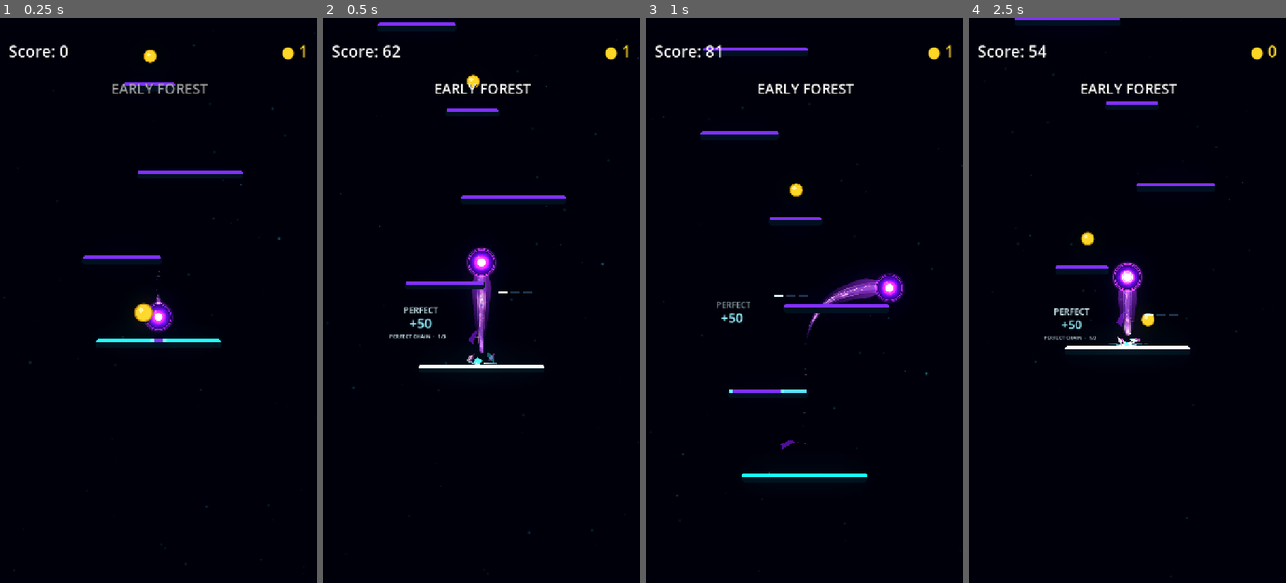
Above: before the commit, frames 1-4 (left to right).
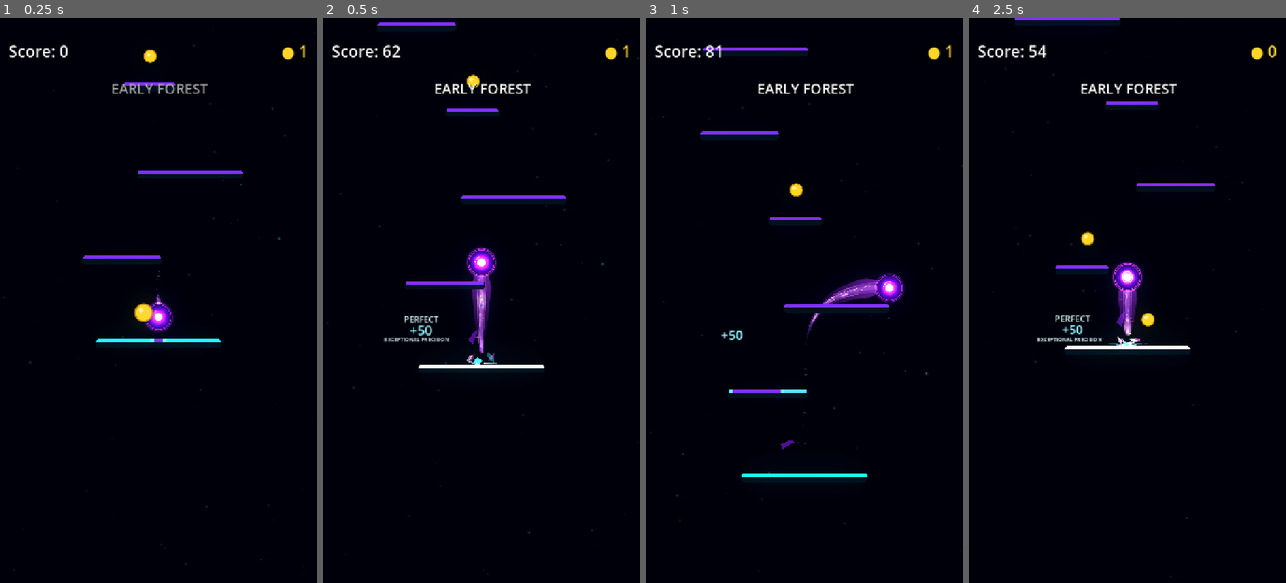
Above: after the commit, the same moments.

Repository: Kryodo/TowerJump
Game: Godot game, scene res://scenes/main.tscn
The game is run twice, just before and just after one commit, with the same random seed, the same clock (stepped at 60 frames per second) and the same inputs.
Inputs (mouse positions are in pixels of both pictures, inside the frame that each line leads up to):
- Up to frame 1 (0.25 s): no input
- Up to frame 2 (0.5 s): no input
- Up to frame 3 (1 s): move the mouse to (874, 272) at 0.52 s; hold Right (ui_right) from 0.53 s (still down); click (874, 272) at 0.67 s
- Up to frame 4 (2.5 s): release Right (ui_right) at 1.25 s; drag from (1064, 328) to (1117, 193) at 1.27 s; click "Nochmal spielen" at 2 s

Frame 1 is identical in both runs. In frame 2, 0.5% of the frame differs, in the area x 19-66%, y 42-58%; in frame 3, 0.2%; in frame 4, 0.5%.

Commit message:
Integrate combo progress into orb and compact status tag

Diff:
--- a/scripts/landing/landing_feedback_presenter.gd
+++ b/scripts/landing/landing_feedback_presenter.gd
@@ -4,7 +4,7 @@
 
 @export_category("Reward Presentation")
 @export var reward_feedback_enabled: bool = true
-@export_range(0.8, 1.5, 0.05) var reward_lifetime: float = 1.15
+@export_range(0.8, 1.5, 0.05) var reward_lifetime: float = 1.05
 @export_range(8.0, 36.0, 2.0) var screen_safe_margin: float = 22.0
 
 @export_category("State Indicator")
@@ -13,12 +13,12 @@
 
 @export var landing_score_controller_path: NodePath = NodePath("../LandingScoreController")
 @export var ball_path: NodePath = NodePath("../Ball")
-
-const REWARD_SIZE := Vector2(164.0, 82.0)
-const STATUS_SIZE := Vector2(190.0, 52.0)
+@export var orb_visual_path: NodePath = NodePath("../Ball/Visual")
+
+const REWARD_SIZE := Vector2(160.0, 66.0)
+const STATUS_SIZE := Vector2(150.0, 42.0)
 const CLUTCH_SIZE := Vector2(144.0, 30.0)
 const EVENT_SIZE := Vector2(188.0, 34.0)
-const STATUS_SIDE_GAP := 7.0
 
 const GOOD_COLOR := Color(0.40, 0.86, 1.0, 1.0)
 const EPIC_COLOR := Color(0.72, 0.44, 1.0, 1.0)
@@ -30,16 +30,14 @@
 
 var _score_controller: Node
 var _ball: Node2D
+var _orb_visual: Sprite2D
 
 var _status_root: Control
-var _chain_progress_root: Control
-var _chain_segments: Array[ColorRect] = []
 var _combo_label: Label
 var _streak_label: Label
 
-## The side is selected once and retained until that side no longer fits the
-## viewport. The anchor sits beside the ball's trailing edge, not in a screen corner.
-var _status_side: int = 0
+## The compact status tag stays centered above the orb. It makes small edge
+## adjustments, but never flips between the left and right side of the comet.
 var _status_position_initialized: bool = false
 
 var _active_rewards: Array[Dictionary] = []
@@ -53,6 +51,7 @@
 
 func _ready() -> void:
 	_ball = get_node_or_null(ball_path) as Node2D
+	_orb_visual = get_node_or_null(orb_visual_path) as Sprite2D
 	_score_controller = get_node_or_null(landing_score_controller_path)
 	_create_state_indicators()
 
@@ -83,35 +82,19 @@
 	_status_root.z_index = 20
 	add_child(_status_root)
 
-	# Before Combo activates, use a quiet three-segment progress cue instead of
-	# another sentence competing with the landing reward.
-	_chain_progress_root = Control.new()
-	_chain_progress_root.name = "ComboProgressIndicator"
-	_chain_progress_root.size = Vector2(82.0, 16.0)
-	_chain_progress_root.position = Vector2(1.0, 18.0)
-	_chain_progress_root.visible = false
-	_chain_progress_root.mouse_filter = Control.MOUSE_FILTER_IGNORE
-	_status_root.add_child(_chain_progress_root)
-
-	for i in range(3):
-		var segment := ColorRect.new()
-		segment.name = "ComboProgressSegment%d" % (i + 1)
-		segment.position = Vector2(float(i) * 28.0, 5.0)
-		segment.size = Vector2(21.0, 5.0)
-		segment.color = Color(0.14, 0.23, 0.34, 0.88)
-		segment.mouse_filter = Control.MOUSE_FILTER_IGNORE
-		_chain_progress_root.add_child(segment)
-		_chain_segments.append(segment)
-
-	_combo_label = _make_label("ComboStatusLabel", Vector2(STATUS_SIZE.x, 24.0), 16, EPIC_COLOR, 5)
+	_combo_label = _make_label(
+		"ComboStatusLabel", Vector2(STATUS_SIZE.x, 20.0), 13, EPIC_COLOR, 4
+	)
 	_combo_label.position = Vector2(0.0, 12.0)
-	_combo_label.horizontal_alignment = HORIZONTAL_ALIGNMENT_LEFT
+	_combo_label.horizontal_alignment = HORIZONTAL_ALIGNMENT_CENTER
 	_combo_label.visible = false
 	_status_root.add_child(_combo_label)
 
-	_streak_label = _make_label("StreakStatusLabel", Vector2(STATUS_SIZE.x, 24.0), 16, STREAK_COLOR, 5)
+	_streak_label = _make_label(
+		"StreakStatusLabel", Vector2(STATUS_SIZE.x, 20.0), 13, STREAK_COLOR, 4
+	)
 	_streak_label.position = Vector2.ZERO
-	_streak_label.horizontal_alignment = HORIZONTAL_ALIGNMENT_LEFT
+	_streak_label.horizontal_alignment = HORIZONTAL_ALIGNMENT_CENTER
 	_streak_label.visible = false
 	_status_root.add_child(_streak_label)
 
@@ -185,26 +168,26 @@
 	reward_root.z_index = 30
 	add_child(reward_root)
 
-	# Visual reading order stays grade -> points -> detail. The detail line
-	# remains last in the cluster, but its short lifetime lets it leave first.
+	# The detail remains the last visual row, but the quality-chain progress is
+	# communicated by the orb's segmented core ring.
 	var grade_label := _make_label(
-		"LandingGrade", Vector2(REWARD_SIZE.x, 25.0), 19, quality_color, 5
+		"LandingGrade", Vector2(REWARD_SIZE.x, 22.0), 19, quality_color, 5
 	)
 	grade_label.position = Vector2.ZERO
 	grade_label.text = quality
 	reward_root.add_child(grade_label)
 
 	var points_label := _make_label(
-		"LandingPoints", Vector2(REWARD_SIZE.x, 35.0), 29, SCORE_COLOR, 6
-	)
-	points_label.position = Vector2(0.0, 23.0)
+		"LandingPoints", Vector2(REWARD_SIZE.x, 30.0), 29, SCORE_COLOR, 6
+	)
+	points_label.position = Vector2(0.0, 19.0)
 	points_label.text = "+%d" % int(result.get("total_points", 0))
 	reward_root.add_child(points_label)
 
 	var detail_label := _make_label(
-		"LandingRewardDetail", Vector2(REWARD_SIZE.x, 19.0), 12, quality_color.lightened(0.14), 3
-	)
-	detail_label.position = Vector2(0.0, 61.0)
+		"LandingRewardDetail", Vector2(REWARD_SIZE.x, 18.0), 12, quality_color.lightened(0.14), 3
+	)
+	detail_label.position = Vector2(0.0, 48.0)
 	detail_label.text = detail_text
 	reward_root.add_child(detail_label)
 
@@ -229,33 +212,33 @@
 			"label": grade_label,
 			"base_position": grade_label.position,
 			"delay": 0.0,
-			"fade_start": 0.60,
-			"fade_duration": 0.24,
-			"duration": 0.92,
-			"drift_factor": 0.12,
-			"rise_factor": 0.18,
+			"fade_start": 0.48,
+			"fade_duration": 0.22,
+			"duration": 0.78,
+			"drift_factor": 0.10,
+			"drop_factor": 0.18,
 			"spring": 0.84,
 		},
 		{
 			"label": points_label,
 			"base_position": points_label.position,
-			"delay": 0.055,
-			"fade_start": 0.80,
-			"fade_duration": 0.25,
-			"duration": 1.12,
-			"drift_factor": 0.22,
-			"rise_factor": 0.25,
+			"delay": 0.05,
+			"fade_start": 0.73,
+			"fade_duration": 0.23,
+			"duration": 1.02,
+			"drift_factor": 0.20,
+			"drop_factor": 0.28,
 			"spring": 0.76,
 		},
 		{
 			"label": detail_label,
 			"base_position": detail_label.position,
-			"delay": 0.08,
-			"fade_start": 0.22,
-			"fade_duration": 0.20,
-			"duration": 0.46,
-			"drift_factor": 0.42,
-			"rise_factor": 0.12,
+			"delay": 0.03,
+			"fade_start": 0.16,
+			"fade_duration": 0.18,
+			"duration": 0.38,
+			"drift_factor": 0.38,
+			"drop_factor": 0.30,
 			"spring": 0.90,
 		},
 	]
@@ -275,14 +258,13 @@
 
 func _build_reward_detail(result: Dictionary) -> String:
 	var quality: String = str(result.get("quality", "GOOD"))
-	var chain_count: int = int(result.get("chain_count", 0))
-	var activation_count: int = int(_last_state.get("combo_activation_landings", 3))
-
-	# Chain progress stays in the reward's small detail line. The separate,
-	# locally anchored activation label communicates Combo/Streak transitions.
-	if bool(result.get("combo_active", false)) or bool(result.get("streak_active", false)):
-		return "%s CHAIN  ·  %d" % [quality, chain_count]
-	return "%s CHAIN  ·  %d/%d" % [quality, chain_count, activation_count]
+	match quality:
+		"PERFECT":
+			return "EXCEPTIONAL PRECISION"
+		"EPIC":
+			return "SHARP PRECISION"
+		_:
+			return "CLEAN LANDING"
 
 
 func _choose_reward_start(
@@ -291,8 +273,8 @@
 	ball_radius: float,
 	preferred_side: int
 ) -> Vector2:
-	# Keep the reward beside the landing. This is a two-side local choice only:
-	# no screen-wide search and no later repositioning while it animates.
+	# Keep the reward beside the landing and slightly lower than before.
+	# Placement chooses one local side once; animation never reroutes it.
 	var available_right: float = (
 		viewport_size.x - screen_safe_margin
 		- (anchor.x + ball_radius + 7.0)
@@ -313,13 +295,13 @@
 		elif available_right > available_left:
 			chosen_side = 1
 
-	var x: float
-	if chosen_side > 0:
-		x = anchor.x + ball_radius + 7.0
-	else:
-		x = anchor.x - ball_radius - 7.0 - REWARD_SIZE.x
-
-	var y: float = anchor.y - 42.0
+	var x: float = (
+		anchor.x + ball_radius + 7.0
+		if chosen_side > 0
+		else anchor.x - ball_radius - 7.0 - REWARD_SIZE.x
+	)
+	# With the compact cluster this places its last row just above the platform.
+	var y: float = anchor.y - 36.0
 	return _fit_local_position(Vector2(x, y), REWARD_SIZE, viewport_size)
 
 
@@ -406,8 +388,8 @@
 		else _get_status_target(ball_screen, viewport_size)
 	)
 	var requested := Vector2(
-		status_position.x,
-		status_position.y - EVENT_SIZE.y - 6.0
+		status_position.x + STATUS_SIZE.x * 0.5 - EVENT_SIZE.x * 0.5,
+		status_position.y - EVENT_SIZE.y - 3.0
 	)
 	var start := _fit_local_position(requested, EVENT_SIZE, viewport_size)
 	_spawn_floating_label(
@@ -417,8 +399,8 @@
 		EVENT_SIZE,
 		start,
 		0.68,
-		float(_status_side if _status_side != 0 else 1) * 18.0,
-		-24.0,
+		12.0,
+		-18.0,
 		0.01,
 		40,
 		0.0
@@ -468,31 +450,10 @@
 
 func _get_status_target(ball_screen: Vector2, viewport_size: Vector2) -> Vector2:
 	var radius: float = _get_ball_radius()
-	var right_x: float = ball_screen.x + radius + STATUS_SIDE_GAP
-	var left_x: float = ball_screen.x - radius - STATUS_SIDE_GAP - STATUS_SIZE.x
-	var right_fits: bool = right_x + STATUS_SIZE.x <= viewport_size.x - screen_safe_margin
-	var left_fits: bool = left_x >= screen_safe_margin
-
-	# Pick a nearby side once. After that, only change side if it actually
-	# runs out of viewport space; crossing the screen midpoint does nothing.
-	if _status_side == 0:
-		if right_fits:
-			_status_side = 1
-		elif left_fits:
-			_status_side = -1
-		else:
-			var right_room: float = viewport_size.x - screen_safe_margin - right_x
-			var left_room: float = left_x - screen_safe_margin
-			_status_side = 1 if right_room >= left_room else -1
-	elif _status_side > 0 and not right_fits and left_fits:
-		_status_side = -1
-	elif _status_side < 0 and not left_fits and right_fits:
-		_status_side = 1
-
-	var x: float = right_x if _status_side > 0 else left_x
-	# This fixed trailing-side offset keeps the status connected to the comet.
-	# It only clamps when the ball is genuinely near a viewport boundary.
-	var y: float = ball_screen.y + radius * 0.42
+	# One consistent home: centred over the orb, close to its upper edge.
+	# Edge fitting nudges it inward, but it never flips to the other side.
+	var x: float = ball_screen.x - STATUS_SIZE.x * 0.5
+	var y: float = ball_screen.y - radius - STATUS_SIZE.y + 3.0
 	return _fit_local_position(Vector2(x, y), STATUS_SIZE, viewport_size)
 
 
@@ -502,16 +463,13 @@
 
 	var viewport_size: Vector2 = _get_viewport_size()
 	var ball_screen: Vector2 = _get_ball_screen_position()
-	var previous_side: int = _status_side
 	var target_position: Vector2 = _get_status_target(ball_screen, viewport_size)
-	var side_changed: bool = previous_side != _status_side
-
-	# Follow normal movement smoothly, but never animate a status panel across
-	# the screen when the ball wraps or its local side must change at an edge.
 	var target_jump_distance: float = _status_root.position.distance_to(target_position)
+
+	# Follow ordinary motion smoothly; snap only on a screen-wrap/teleport-sized
+	# discontinuity so the tag never visibly sweeps across the screen.
 	if (
 		not _status_position_initialized
-		or side_changed
 		or target_jump_distance > minf(120.0, viewport_size.x * 0.22)
 	):
 		_status_root.position = target_position
@@ -531,31 +489,26 @@
 	_last_state = state.duplicate(true)
 
 	var chain_count: int = int(state.get("chain_count", 0))
-	if chain_count <= 0:
-		_chain_progress_root.visible = false
+	var quality: String = str(state.get("quality", "GOOD"))
+	_update_orb_chain_feedback(chain_count, quality)
+
+	var combo_active: bool = bool(state.get("combo_active", false))
+	var streak_active: bool = bool(state.get("streak_active", false))
+	if chain_count <= 0 or (not combo_active and not streak_active):
 		_hide_indicator(_combo_label)
 		_hide_indicator(_streak_label)
 		_status_root.visible = false
 		_status_position_initialized = false
 		return
 
-	var quality: String = str(state.get("quality", "GOOD"))
-	var combo_active: bool = bool(state.get("combo_active", false))
-	var streak_active: bool = bool(state.get("streak_active", false))
 	var multiplier: float = float(state.get("multiplier", 1.0))
 	var quality_color: Color = _quality_color(quality)
-
 	_status_root.visible = true
-	_chain_progress_root.visible = not combo_active
-	var filled_segments: int = mini(chain_count, _chain_segments.size())
-	for i in range(_chain_segments.size()):
-		var segment := _chain_segments[i]
-		segment.color = quality_color if i < filled_segments else Color(0.14, 0.23, 0.34, 0.88)
 
 	if combo_active:
 		_set_indicator(
 			_combo_label,
-			"✦  %s COMBO  ×%.2f" % [quality, multiplier],
+			"✦  COMBO  ×%.2f" % multiplier,
 			quality_color,
 			not previous_combo_active
 		)
@@ -563,10 +516,9 @@
 		_hide_indicator(_combo_label)
 
 	if streak_active:
-		# STREAK owns the primary line once it activates; Combo and its
-		# multiplier remain available below it as the secondary state.
+		# Streak takes the primary line; the Combo multiplier remains below.
 		_streak_label.position = Vector2(0.0, 0.0)
-		_combo_label.position = Vector2(0.0, 25.0)
+		_combo_label.position = Vector2(0.0, 20.0)
 		_set_indicator(
 			_streak_label,
 			"▲  STREAK  %02d" % chain_count,
@@ -582,6 +534,27 @@
 		_state_pop_timer = 0.30
 	elif previous_chain_count != chain_count:
 		_state_pop_timer = 0.24
+
+
+func _update_orb_chain_feedback(chain_count: int, quality: String) -> void:
+	if _orb_visual == null or not is_instance_valid(_orb_visual):
+		return
+	var material := _orb_visual.material as ShaderMaterial
+	if material == null:
+		return
+
+	var quality_id: int = 0
+	match quality:
+		"EPIC":
+			quality_id = 1
+		"PERFECT":
+			quality_id = 2
+
+	material.set_shader_parameter(
+		"quality_chain_progress",
+		clampf(float(chain_count), 0.0, 3.0)
+	)
+	material.set_shader_parameter("quality_chain", quality_id)
 
 
 func _set_indicator(label: Label, text_value: String, color: Color, animate: bool) -> void:
@@ -712,7 +685,7 @@
 		var flutter: float = sin(age * 7.5 + phase) * 1.0 * (1.0 - progress)
 		root.position = start_position + Vector2(
 			drift_x * eased + flutter,
-			-20.0 * eased + sin(age * 5.0 + phase) * 1.0
+			17.0 * eased + sin(age * 5.0 + phase) * 1.0
 		)
 
 		var parts: Array = reward.get("parts", [])
@@ -732,11 +705,11 @@
 			var part_eased: float = 1.0 - pow(1.0 - part_progress, 2.0)
 			var base_position: Vector2 = part.get("base_position", label.position)
 			var part_drift: float = drift_x * float(part.get("drift_factor", 1.0))
-			var part_rise: float = 11.0 * float(part.get("rise_factor", 0.5))
+			var part_drop: float = 7.0 * float(part.get("drop_factor", 0.5))
 			var part_flutter: float = sin(local_age * 9.0 + phase) * 1.0 * (1.0 - part_progress)
 			label.position = base_position + Vector2(
 				part_drift * part_eased + part_flutter,
-				-part_rise * part_eased
+				part_drop * part_eased
 			)
 
 			var alpha: float = 1.0
